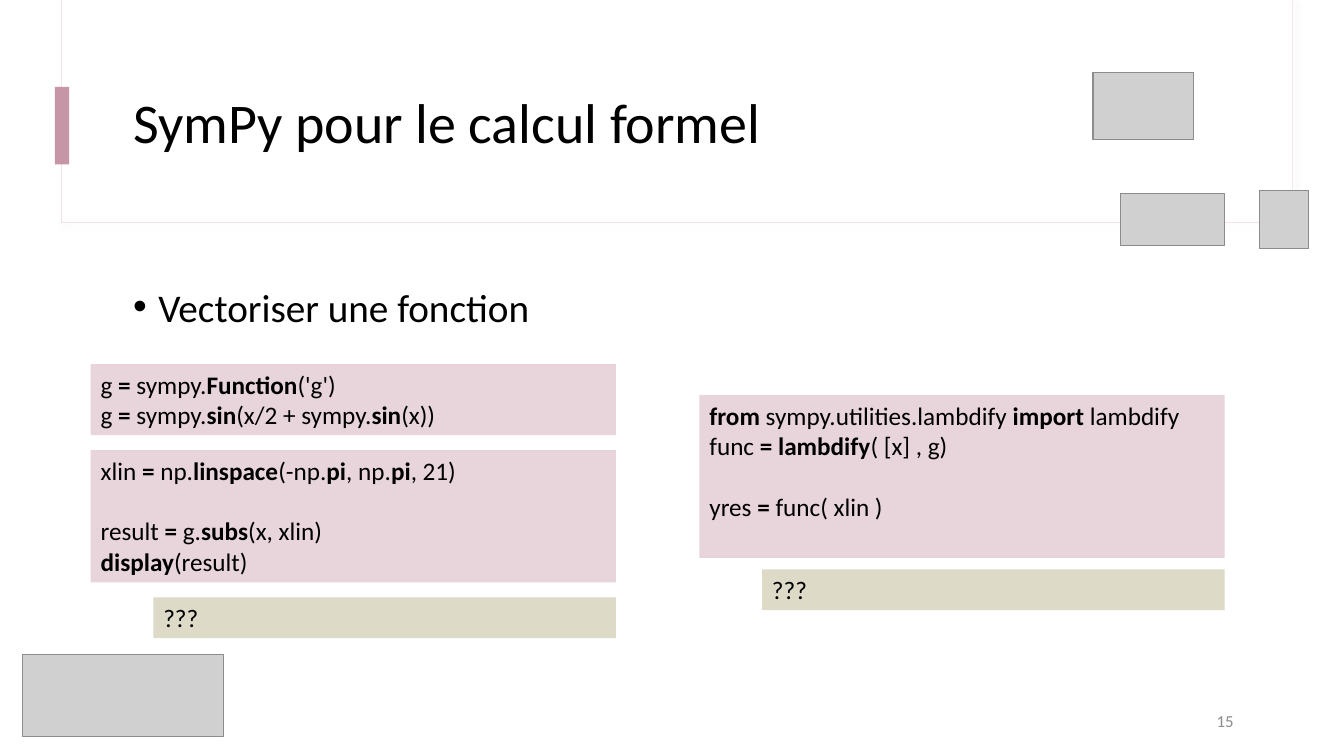
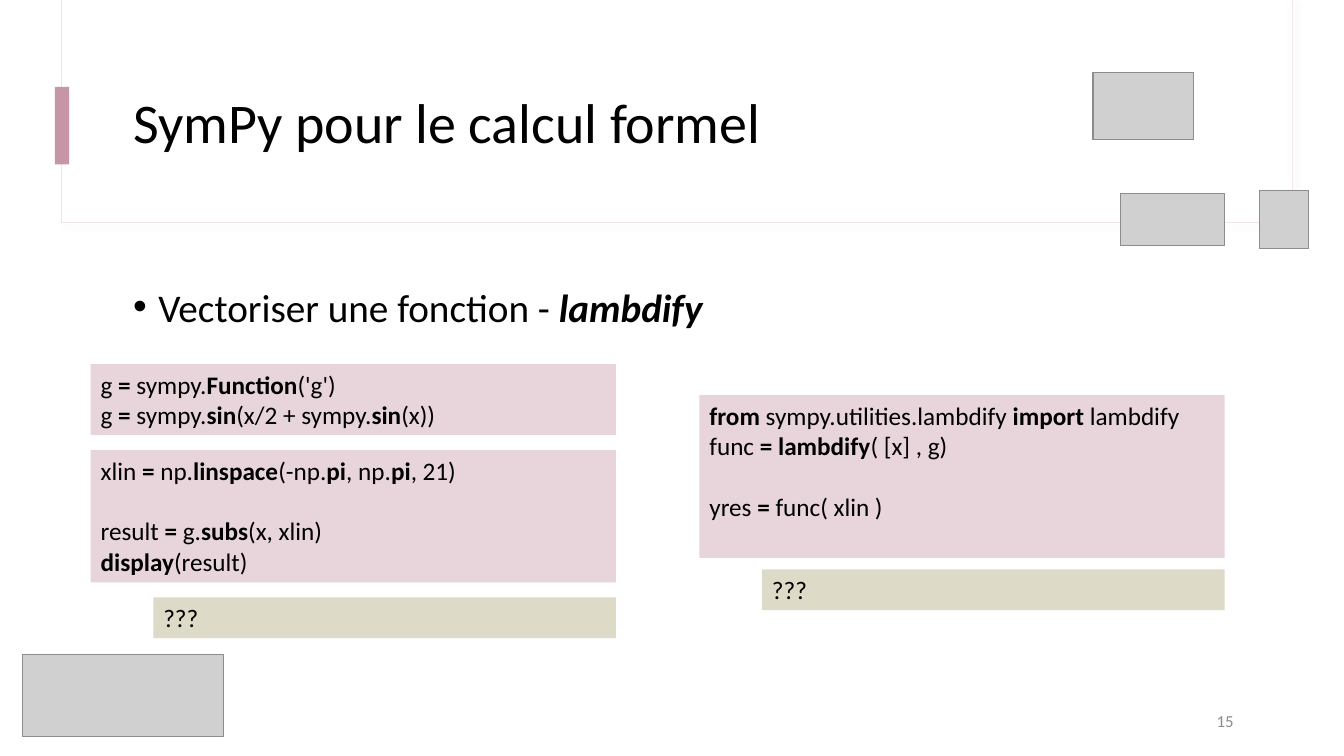
Before and after one commit to IOGS-Digital-Methods/semester-5, a slide deck: slide 15 of ONIP/onip_b1_methodes_numeriques/seance2_equation_diff/B1_s2_1_Approche_Symbolique.pptx. Drawn at 1344x756 pixels with LibreOffice and Linux fonts; fonts in the diff are those of the drawing; grey boxes stand for pictures. Boxes give left, top, right and bottom in pixels: in the first picture for what was removed or moved away, otherwise in the second. Text is boxed around its words. In the diff, an @@ line names an element or a change of style, - is before the commit and + after.

```diff
--- a/ONIP/onip_b1_methodes_numeriques/seance2_equation_diff/B1_s2_1_Approche_Symbolique.pptx
+++ b/ONIP/onip_b1_methodes_numeriques/seance2_equation_diff/B1_s2_1_Approche_Symbolique.pptx
@@ text at <box>158,294,703,328</box>: text changed @@
-• Vectoriser une fonction
+• Vectoriser une fonction - lambdify
```
Also in this commit, not shown: 2 other files.
